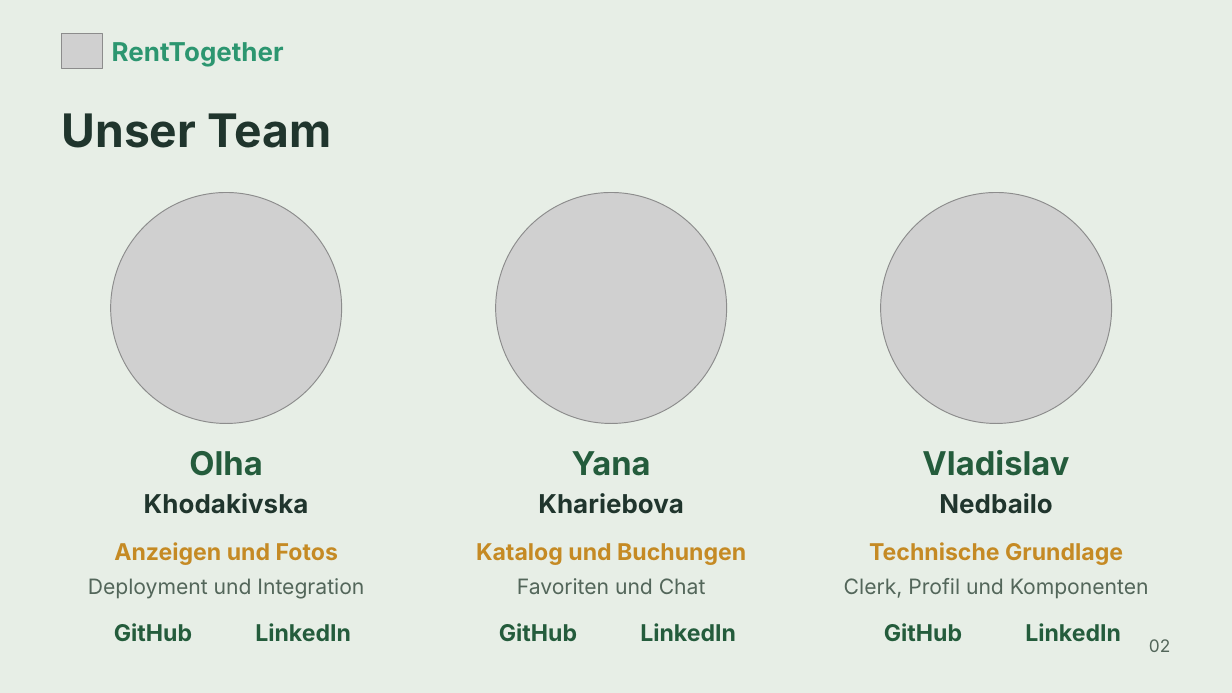
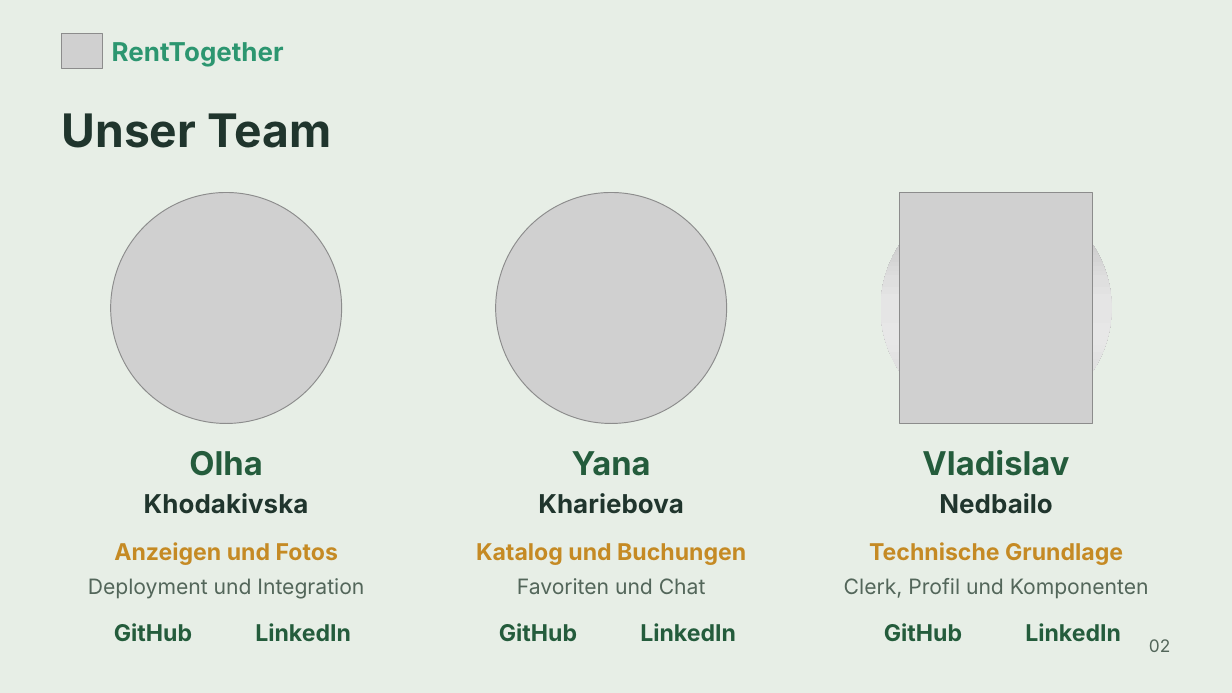
Before and after one commit to YanaKhariebova/RentTogether-fullstack, a slide deck: slide 2 of docs/presentation-2026-11-09/RentTogether-Olha-Yana-Team.pptx. Drawn at 1232x693 pixels with LibreOffice and Linux fonts; fonts in the diff are those of the drawing; grey boxes stand for pictures. Boxes give left, top, right and bottom in pixels: in the first picture for what was removed or moved away, otherwise in the second. Text is boxed around its words. In the diff, an @@ line names an element or a change of style, - is before the commit and + after.

Commit message:
Adjust Vlad portrait scale in team presentation

```diff
--- a/docs/presentation-2026-11-09/RentTogether-Olha-Yana-Team.pptx
+++ b/docs/presentation-2026-11-09/RentTogether-Olha-Yana-Team.pptx
@@ ellipse added at (881, 192, 1112, 423), fill gradient #9D9B9C to #B1B1B1 to #C5C5C5 to #D4D4D4 to #DFDFDF to #E5E5E5 to #E7E7E7 to #E6E6E6 to #E1E1E1 to #D8D8D8 to #C8C8C8 to #C2C2C2 @@
@@ picture: place and size @@
-picture at (881, 192, 1112, 423)
+picture at (900, 192, 1092, 423)
```
Also in this commit, not shown: 1 other file.
